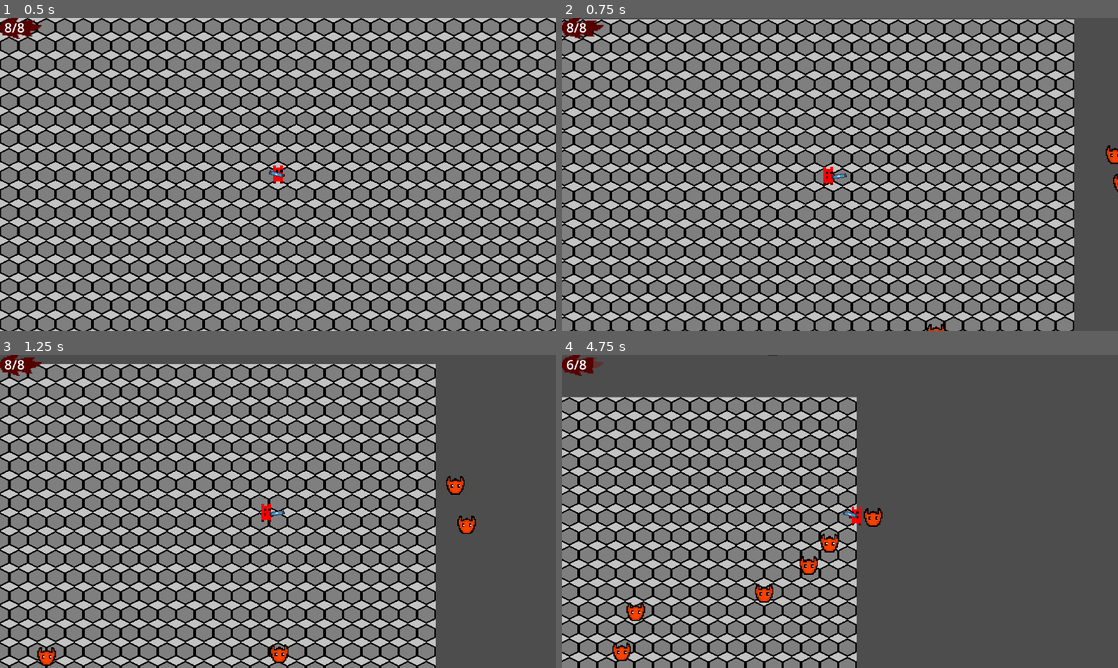
Above: before the commit, frames 1-4 (two rows, left to right).
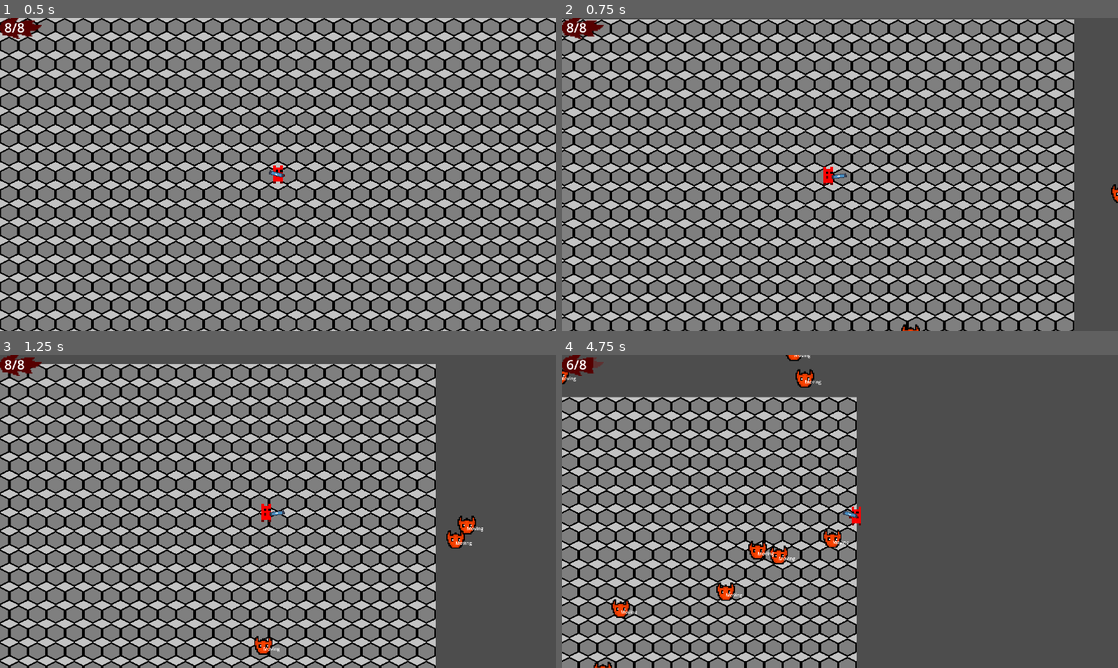
Above: after the commit, the same moments.

Repository: DecotDev/project-movement
Game: Godot game, scene res://Scences/hell_main.tscn
The game is run twice, just before and just after one commit, with the same random seed, the same clock (stepped at 60 frames per second) and the same inputs. This scene is started directly instead of the project's main scene. The engine's default icon, where the game draws it, is replaced by a stand-in: a white triangle on a blue panel in a dark square.
Inputs (mouse positions are in pixels of both pictures, inside the frame that each line leads up to):
- Up to frame 1 (0.5 s): no input
- Up to frame 2 (0.75 s): tap Enter at 0.5 s; move the mouse to (962, 158) at 0.52 s; hold D (Right) from 0.53 s (still down); tap Shift (Shift) at 0.6 s
- Up to frame 3 (1.25 s): keep holding D (Right); tap W (Up) at 0.77 s
- Up to frame 4 (4.75 s): move the mouse to (728, 527) at 1.27 s; click (728, 527) at 1.35 s; tap W (Up) at 1.52, 3.02, 3.77, 4.52 s; move the mouse to (895, 442) at 2.02 s; release D (Right) at 2.03 s; hold A (Left) 2.03-2.78 s; tap T (Test) at 2.1, 4.35 s; move the mouse to (812, 574) at 2.77 s; hold D (Right) 2.78-4.28 s; tap Shift (Shift) at 2.85 s; move the mouse to (1006, 558) at 3.52 s; click (1006, 558) at 3.6 s; move the mouse to (673, 464) at 4.27 s; hold A (Left) from 4.28 s (still down)

Frame 1 is identical in both runs. In frame 2, 0.3% of the frame differs, in the area x 61-100%, y 40-100%; in frame 3, 0.8%; in frame 4, 1.8%, in the area x 0-58%, y 0-100%.

Commit message:
FlyingHead StateMachine
What's new?
- FlyingHead now has a State Machine but the way it changes to hurt is coming from the bullet which causes to crash when shooting two nearby enemies with just 1 bullet. Enemies can't die.

Diff:
--- a/AngelPlayer/player_state.gd
+++ b/AngelPlayer/player_state.gd
@@ -8,7 +8,6 @@
 
 var player: Player
 
-
 func _ready() -> void:
 	await owner.ready
 	player = owner as Player
--- a/Enemies/FlyingHead/flying_head.gd
+++ b/Enemies/FlyingHead/flying_head.gd
@@ -1,12 +1,22 @@
 class_name FlyingHead
-extends Node
+extends CharacterBody2D
 
+@onready
+var animation_player: = $AnimationPlayer
+@onready
+var state_label: = %StateLabel
+@onready
+var demon: CharacterBody2D
+@onready
+var moving: = %Moving
+@onready
+var hurt_timer: = %HurtTimer
 
-# Called when the node enters the scene tree for the first time.
+var health: int = 3
+var direction: Vector2
+var rng: = RandomNumberGenerator.new()
+var dir_countdown: int = 0
+
 func _ready() -> void:
-	pass # Replace with function body.
-
-
-# Called every frame. 'delta' is the elapsed time since the previous frame.
-func _process(delta: float) -> void:
-	pass
+	demon = get_tree().get_root().find_child("Demon", true, false)
+	%AnimationPlayer.play("Idle")
--- a/Enemies/FlyingHead/flying_head.tscn
+++ b/Enemies/FlyingHead/flying_head.tscn
@@ -1,7 +1,10 @@
-[gd_scene load_steps=8 format=3 uid="uid://qllip7vlobs6"]
+[gd_scene load_steps=11 format=3 uid="uid://qllip7vlobs6"]
 
 [ext_resource type="Texture2D" uid="uid://pham1re3iyvv" path="res://Enemies/FlyingHead/enemy.png" id="1_606mj"]
-[ext_resource type="Script" path="res://Enemies/FlyingHead/enemy.gd" id="1_ckjr3"]
+[ext_resource type="Script" path="res://Enemies/FlyingHead/flying_head.gd" id="1_urndj"]
+[ext_resource type="Script" path="res://StateMachine/state_machine.gd" id="3_6ism7"]
+[ext_resource type="Script" path="res://Enemies/FlyingHead/moving.gd" id="4_dn8th"]
+[ext_resource type="Script" path="res://Enemies/FlyingHead/hurt.gd" id="5_n1ptx"]
 
 [sub_resource type="Animation" id="Animation_57apd"]
 resource_name = "Hurt"
@@ -59,10 +62,9 @@
 size = Vector2(14, 12)
 
 [node name="FlyingHead" type="CharacterBody2D"]
-scale = Vector2(4, 4)
 collision_layer = 2
 collision_mask = 2
-script = ExtResource("1_ckjr3")
+script = ExtResource("1_urndj")
 
 [node name="AnimationPlayer" type="AnimationPlayer" parent="."]
 unique_name_in_owner = true
@@ -72,15 +74,38 @@
 }
 
 [node name="Sprite2D" type="Sprite2D" parent="."]
+scale = Vector2(4, 4)
 texture = ExtResource("1_606mj")
 hframes = 8
 vframes = 8
 
 [node name="Area2D" type="Area2D" parent="."]
+scale = Vector2(4, 4)
 
 [node name="CollisionPolygon2D" type="CollisionPolygon2D" parent="Area2D"]
 polygon = PackedVector2Array(0, -6, 4, -4, 4, -8, 6, -8, 8, -5, 8, 1, 4, 8, -4, 8, -8, 1, -8, -5, -6, -8, -4, -8, -4, -4)
 
 [node name="CollisionShape2D" type="CollisionShape2D" parent="."]
 position = Vector2(0, 1)
+scale = Vector2(4, 4)
 shape = SubResource("RectangleShape2D_y8vcw")
+
+[node name="StateLabel" type="Label" parent="."]
+unique_name_in_owner = true
+offset_right = 40.0
+offset_bottom = 23.0
+
+[node name="StateMachine" type="Node" parent="."]
+script = ExtResource("3_6ism7")
+
+[node name="Moving" type="Node" parent="StateMachine"]
+unique_name_in_owner = true
+script = ExtResource("4_dn8th")
+
+[node name="Hurt" type="Node" parent="StateMachine"]
+script = ExtResource("5_n1ptx")
+
+[node name="HurtTimer" type="Timer" parent="."]
+unique_name_in_owner = true
+
+[connection signal="timeout" from="HurtTimer" to="StateMachine/Hurt" method="_on_hurt_timer_timeout"]
--- a/Enemies/FlyingHead/flying_head_state.gd
+++ b/Enemies/FlyingHead/flying_head_state.gd
@@ -1,13 +1,9 @@
 class_name FlyingHeadState extends State
 
-const IDLE = "Idle"
-const RUNNING = "Running"
-const JUMPING = "Jumping"
-const FALLING = "Falling"
-const DASHING = "Dashing"
+const MOVING = "Moving"
+const HURT = "Hurt"
 
 var flying_head: FlyingHead
-
 
 func _ready() -> void:
 	await owner.ready
--- /dev/null
+++ b/Enemies/FlyingHead/hurt.gd
@@ -0,0 +1,22 @@
+extends FlyingHeadState
+
+
+func enter(previous_state_path: String, data := {}) -> void:
+	flying_head.state_label.text = "hurt"
+	#player.velocity.x = 0.0
+	flying_head.animation_player.play("Hurt")
+	flying_head.velocity *= 0.3
+	flying_head.hurt_timer.start()
+
+func physics_update(delta: float) -> void:
+	flying_head.move_and_slide()
+
+func take_damage() -> void:
+	%AnimationPlayer.play("Hurt")
+	flying_head.health -= 1
+	if flying_head.health <= 0:
+		flying_head.queue_free()
+
+
+func _on_hurt_timer_timeout() -> void:
+	finished.emit(MOVING)
--- /dev/null
+++ b/Enemies/FlyingHead/moving.gd
@@ -0,0 +1,20 @@
+extends FlyingHeadState
+
+
+func enter(previous_state_path: String, data := {}) -> void:
+	flying_head.state_label.text = "Moving"
+	#player.velocity.x = 0.0
+	flying_head.animation_player.play("Idle")
+
+func physics_update(delta: float) -> void:
+	if flying_head.dir_countdown <= 0:
+		flying_head.direction = flying_head.global_position.direction_to(flying_head.demon.global_position)
+		changeDirection()
+		flying_head.dir_countdown = flying_head.rng.randf_range(20,60)
+	flying_head.dir_countdown -= 1
+	flying_head.velocity = flying_head.direction * 180.0
+	flying_head.move_and_slide()
+
+func changeDirection() -> void:
+	flying_head.direction.x += flying_head.rng.randf_range(-0.6,0.6)
+	flying_head.direction.y += flying_head.rng.randf_range(-0.6,0.6)
--- a/Scripts/bullet.gd
+++ b/Scripts/bullet.gd
@@ -22,5 +22,7 @@
 
 func _on_body_entered(body: Node2D) -> void:
 	queue_free()
-	if body.has_method("take_damage"):
-		body.take_damage()
+	#if body.has_
+	body.moving.finished.emit("Hurt")
+	#if body.has_method("take_damage"):
+		#body.take_damage()
